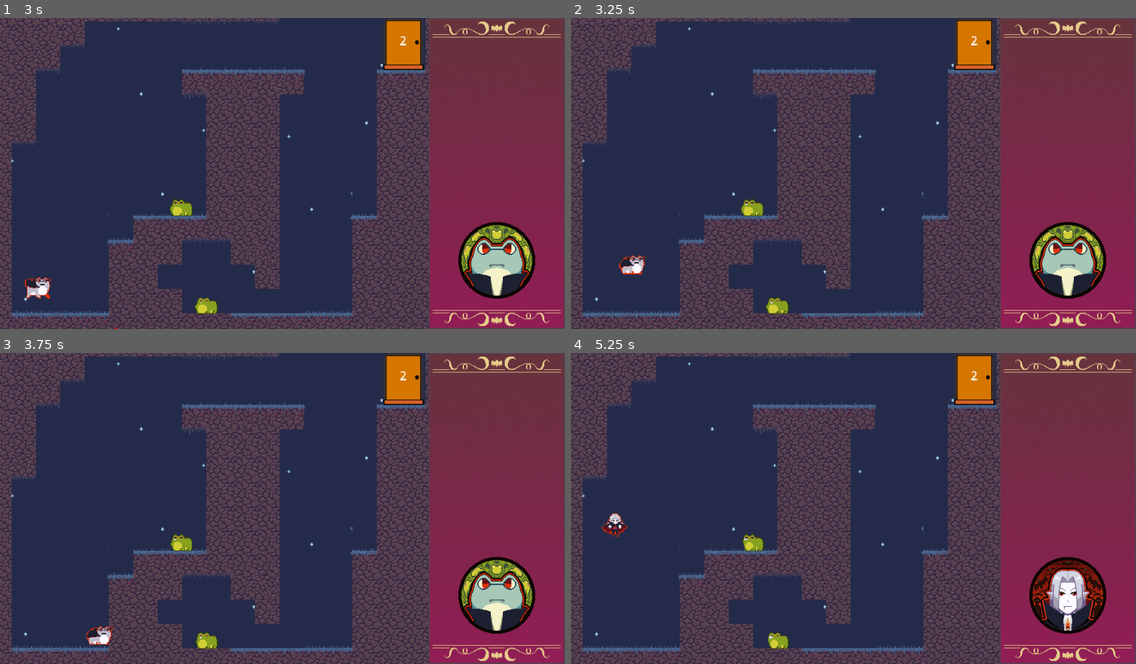
Above: before the commit, frames 1-4 (two rows, left to right).
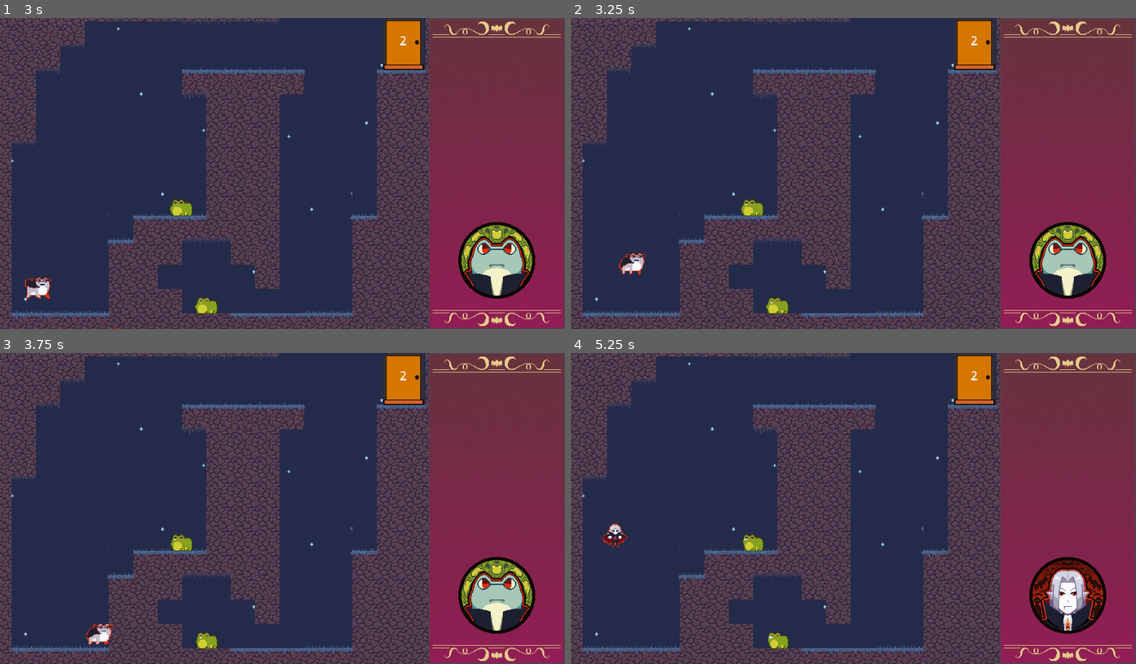
Above: after the commit, the same moments.

Repository: Wayfleh/GDC-Vampire-Platformer
Game: Godot game, scene res://Levels/Level_03.tscn
Two runs of this game, one before a commit and one after it. Both use one fixed random seed, a clock stepped at 60 frames per second and the inputs below. This scene is started directly instead of the project's main scene.
Inputs:
- Up to frame 1 (3 s): tap Enter (ui_accept) at 0.5 s; hold W (jump) 0.53-1.28 s; hold D (right) 0.53-2.03 s; tap J (bite_dash) at 1.35 s; tap W (jump) at 1.52, 1.55, 1.82 s; hold A (left) 2.03-2.78 s; hold W (jump) 2.03-2.78 s; tap Q (blood_cycle) at 2.1 s; hold D (right) from 2.78 s (still down); tap E (transform) at 2.85 s
- Up to frame 2 (3.25 s): keep holding D (right); tap W (jump) at 3.02, 3.05 s
- Up to frame 3 (3.75 s): keep holding D (right); tap W (jump) at 3.32 s; hold W (jump) from 3.53 s (still down)
- Up to frame 4 (5.25 s): release D (right) at 4.28 s; release W (jump) at 4.28 s; hold A (left) 4.28-5.03 s; tap J (bite_dash) at 4.35 s; tap W (jump) at 4.52, 4.55, 4.82 s; hold D (right) from 5.03 s (still down); hold W (jump) from 5.03 s (still down); tap Q (blood_cycle) at 5.1 s

Frame 1 is identical in both runs. In frame 2, 0.2% of the frame differs, in the area x 8-14%, y 75-83%; in frame 3, 0.2%; in frame 4, 0.3%, in the area x 5-10%, y 51-63%.

Commit message:
fixed the issue of the frog_anim sprite not flipping correctly

Diff:
--- a/untitled-vampire-game/Levels/Level_03.tscn
+++ b/untitled-vampire-game/Levels/Level_03.tscn
@@ -164,6 +164,9 @@
 [node name="Player" parent="." unique_id=644735785 instance=ExtResource("4_ckkmn")]
 position = Vector2(-291, 137)
 
+[node name="AlucardSprite" parent="Player/CurrentDirection" parent_id_path=PackedInt32Array(644735785, 30504841) index="0" unique_id=980260689]
+animation = &"frog_charge_left"
+
 [node name="TongueTipCollider" parent="Player/CurrentDirection/Tongue/TipPivot/TongueTip" parent_id_path=PackedInt32Array(644735785, 620725349) index="0" unique_id=1406688466]
 position = Vector2(-1.1920929e-07, -1.1920929e-07)
 rotation = -0.2617994
--- a/untitled-vampire-game/Player/StateMachine/Frog/f_jump.gd
+++ b/untitled-vampire-game/Player/StateMachine/Frog/f_jump.gd
@@ -18,7 +18,7 @@
 var _show_charge_frame: bool = false
 
 @onready var sound_f_jump: AudioStreamPlayer2D = $"../../../../SoundF_Jump"
-@onready var frog_sprite: AnimatedSprite2D = $"../../../../CurrentDirection/AlucardSprite"
+@onready var frog_sprite: AnimatedSprite2D
 
 # TODO remove this shit later,
 var ARBITRARY_MAGIC_MAX_AIR_SPEED: float = 300.0
@@ -33,20 +33,15 @@
 	_time = 0.0
 	_jump_state = "charge"
 	_curr_jump_mult = _max_jump_mult
-	var dir : float = sign(float(player.previous_direction))
-	if dir == 0:
-		dir = 1
-	_jump_facing_direction = int(dir)
 
-	frog_sprite.flip_h = false
-	frog_sprite.scale.x = abs(frog_sprite.scale.x)
 
-	print("previous_direction = ", player.previous_direction)
-	print("saved jump facing = ", _jump_facing_direction)
 
 	_blink_timer = slow_blink_interval
 	_show_charge_frame = false
-	frog_sprite.play(_get_frog_idle_animation())
+	frog_sprite = player.anim_sprite
+
+	#frog_sprite.play(_get_frog_idle_animation())
+
 
 
 func update(delta: float):
@@ -76,30 +71,18 @@
 
 	if _blink_timer <= 0.0:
 		_show_charge_frame = !_show_charge_frame
-		frog_sprite.flip_h = false
-		frog_sprite.scale.x = abs(frog_sprite.scale.x)
 
+		var animation: String
 		if _show_charge_frame:
-			frog_sprite.play(_get_frog_charge_animation())
+			animation = "frog_charge_right"
 		else:
-			frog_sprite.play(_get_frog_idle_animation())
+			animation = "frog_idle_right"
 
+		frog_sprite.play(animation)
 		var current_interval := lerpf(slow_blink_interval, fast_blink_interval, charge_ratio)
 		_blink_timer = current_interval
 
 
-func _get_frog_idle_animation() -> String:
-	if _jump_facing_direction < 0:
-		return "frog_idle_left"
-	else:
-		return "frog_idle_right"
-
-
-func _get_frog_charge_animation() -> String:
-	if _jump_facing_direction < 0:
-		return "frog_charge_left"
-	else:
-		return "frog_charge_right"
 
 
 func _apply_jump_impulse():
@@ -107,7 +90,7 @@
 	_curr_jump_mult *= _time / _max_charge_time
 	player.velocity.y -= player.jump_impulse * (_curr_jump_mult + 1.0) # will always jump at least as high as the base jump
 	player.speed = _speed_snapshot * 1.5
-	player.velocity.x = _jump_facing_direction * clampf(player.speed, player.speed, ARBITRARY_MAGIC_MAX_AIR_SPEED * 2)
+	player.velocity.x = player.previous_direction * clampf(player.speed, player.speed, ARBITRARY_MAGIC_MAX_AIR_SPEED * 2)
 
 	sound_f_jump.play()
 	_jump_state = "jumping"
Not shown: 1 places in untitled-vampire-game/Levels/Level_03.tscn that only renumber resources
